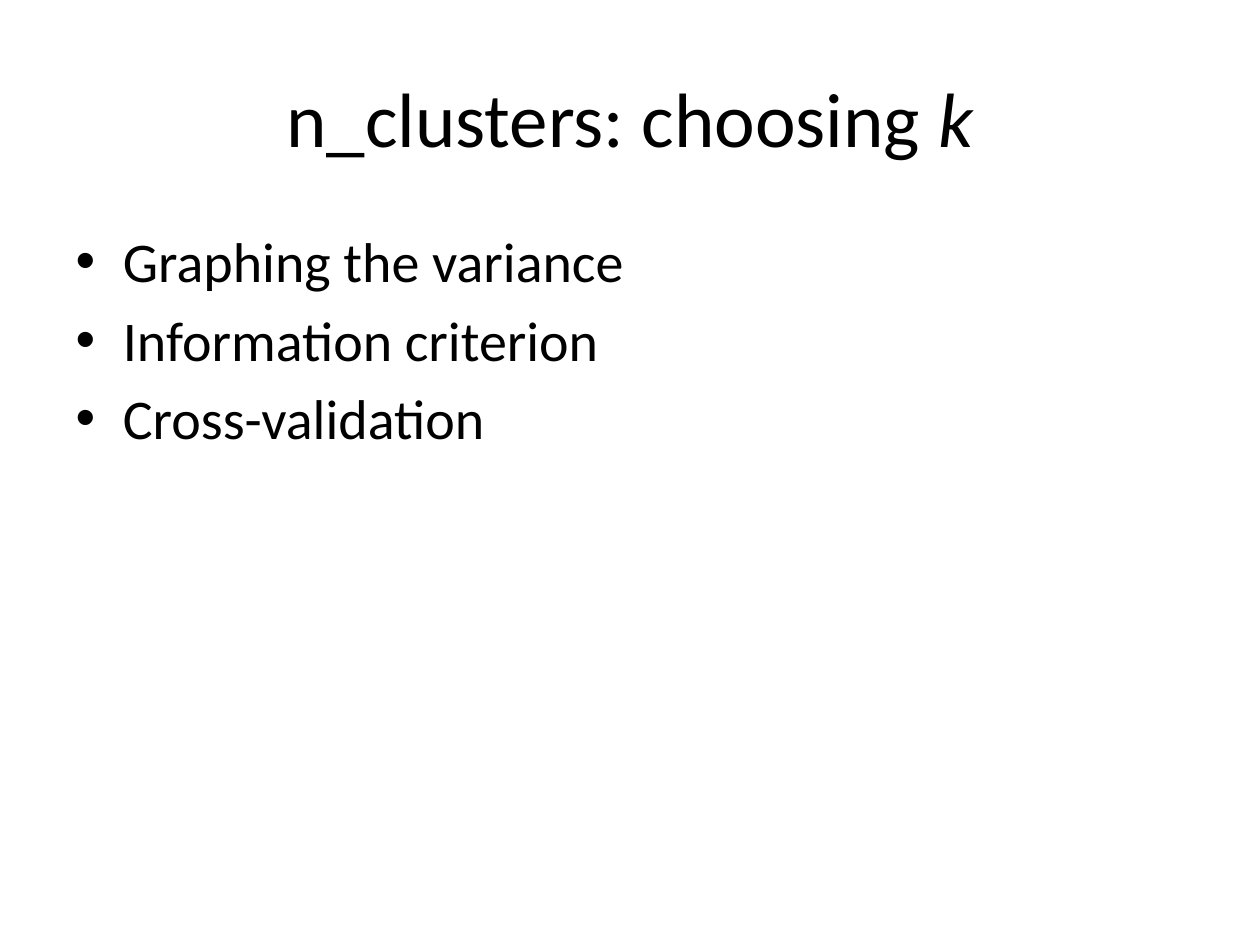
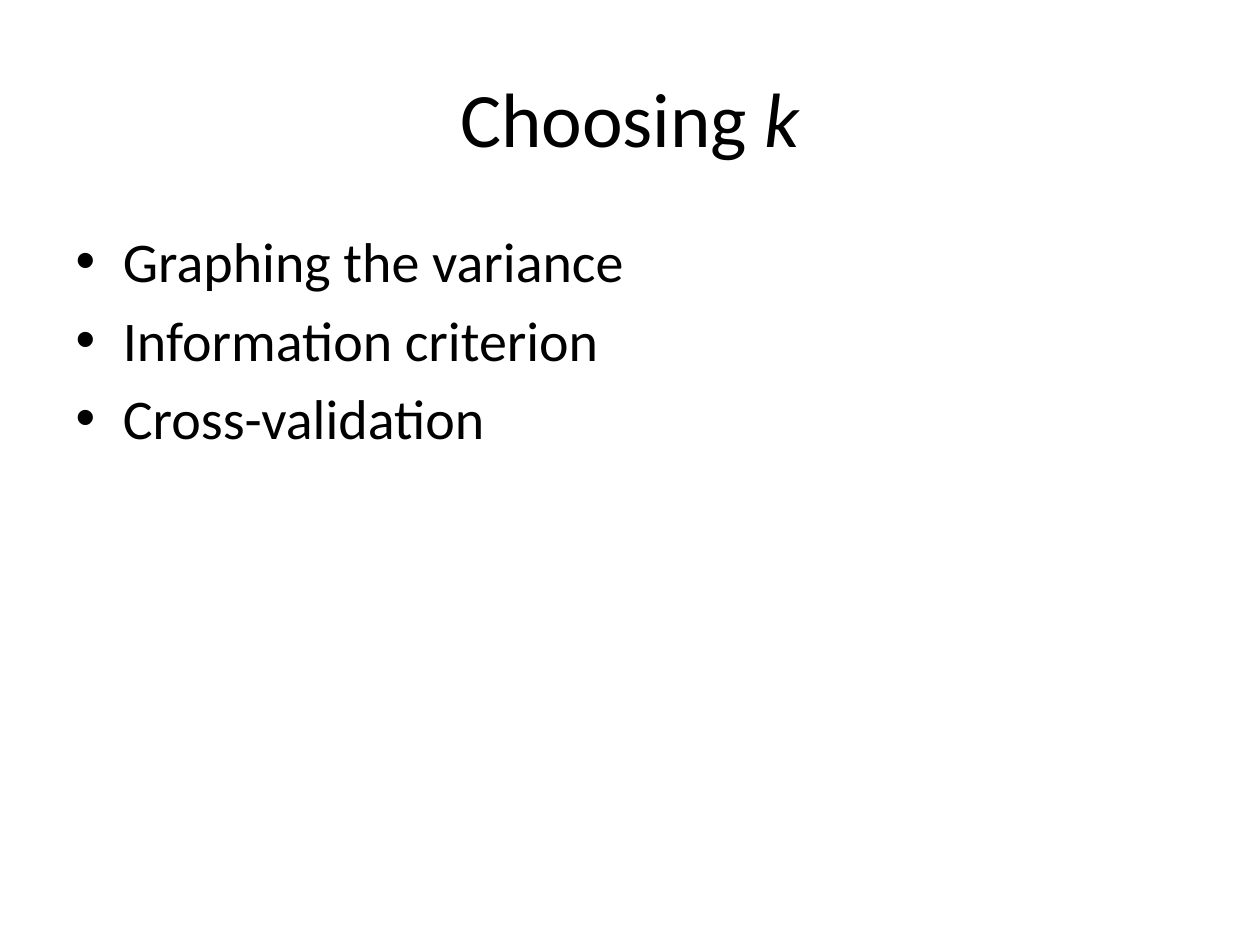
Before and after one commit to kalyanar/machine-learning-video, a slide deck: slide 6 of slides/9_kmeans.pptx (slide 10 before the commit). Drawn at 1260x945 pixels with LibreOffice and Linux fonts; fonts in the diff are those of the drawing. Boxes give left, top, right and bottom in pixels: in the first picture for what was removed or moved away, otherwise in the second. Text is boxed around its words. In the diff, an @@ line names an element or a change of style, - is before the commit and + after.

```diff
--- a/slides/9_kmeans.pptx
+++ b/slides/9_kmeans.pptx
@@ title at <box>460,93,800,161</box>: text changed @@
-n_clusters: choosing k
+Choosing k
```
Also in this commit, not shown: 5 other slides changed, 5 slides removed, 15 other files.
